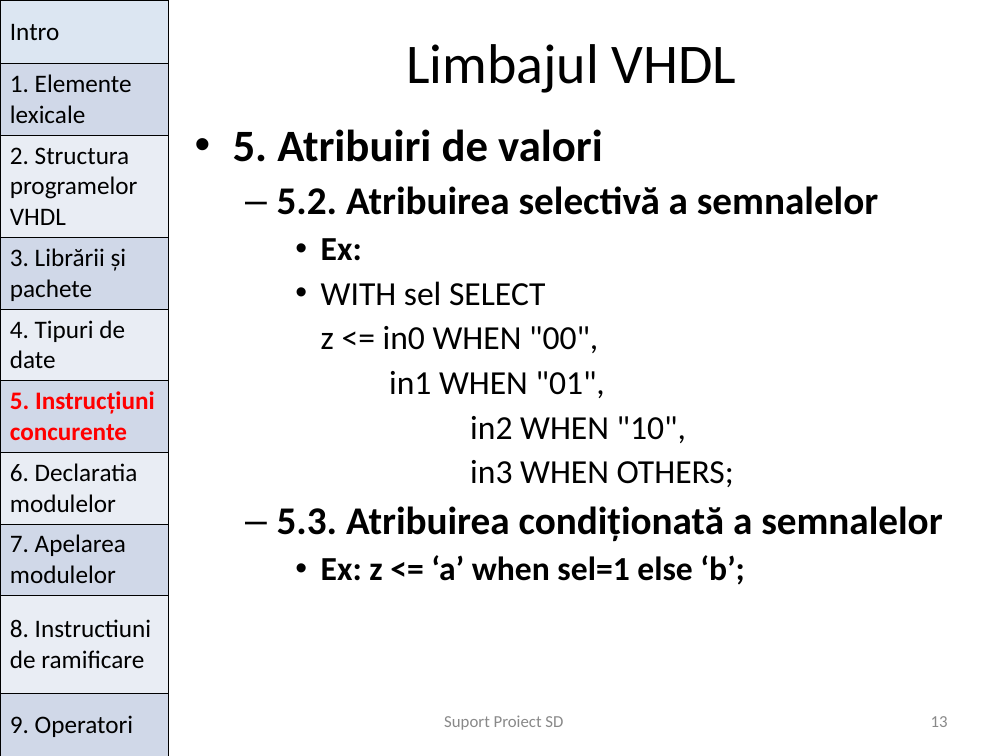
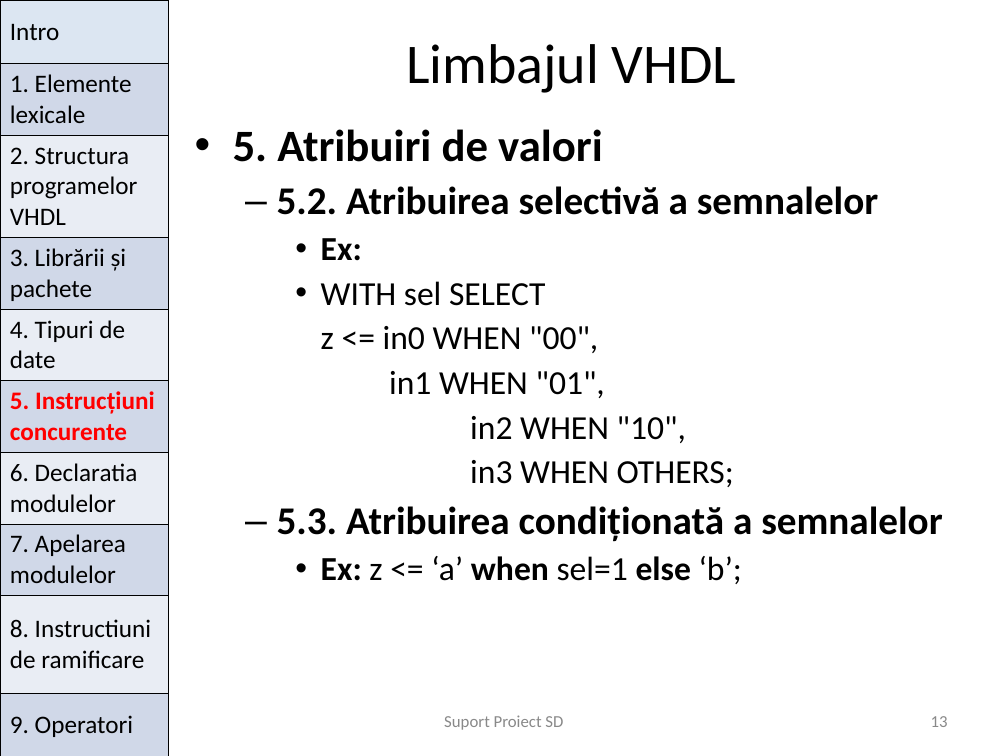
Before and after one commit to mohammadfayaj/Suport_HDL, a slide deck: slide 13 of Curs_2_Limbaje_de_descriere_hardware/prezentare_VHDL.ppt. Drawn at 1008x756 pixels with LibreOffice and Linux fonts; fonts in the diff are those of the drawing. Boxes give left, top, right and bottom in pixels: in the first picture for what was removed or moved away, otherwise in the second. Text is boxed around its words. In the diff, an @@ line names an element or a change of style, - is before the commit and + after.

```diff
--- a/Curs_2_Limbaje_de_descriere_hardware/prezentare_VHDL.ppt
+++ b/Curs_2_Limbaje_de_descriere_hardware/prezentare_VHDL.ppt
@@ text at (321, 556, 742, 584): bold off in "z <= ‘a’ sel=1 ‘b’;" @@
```
Also in this commit, not shown: 6 other slides changed, 5 other files.
